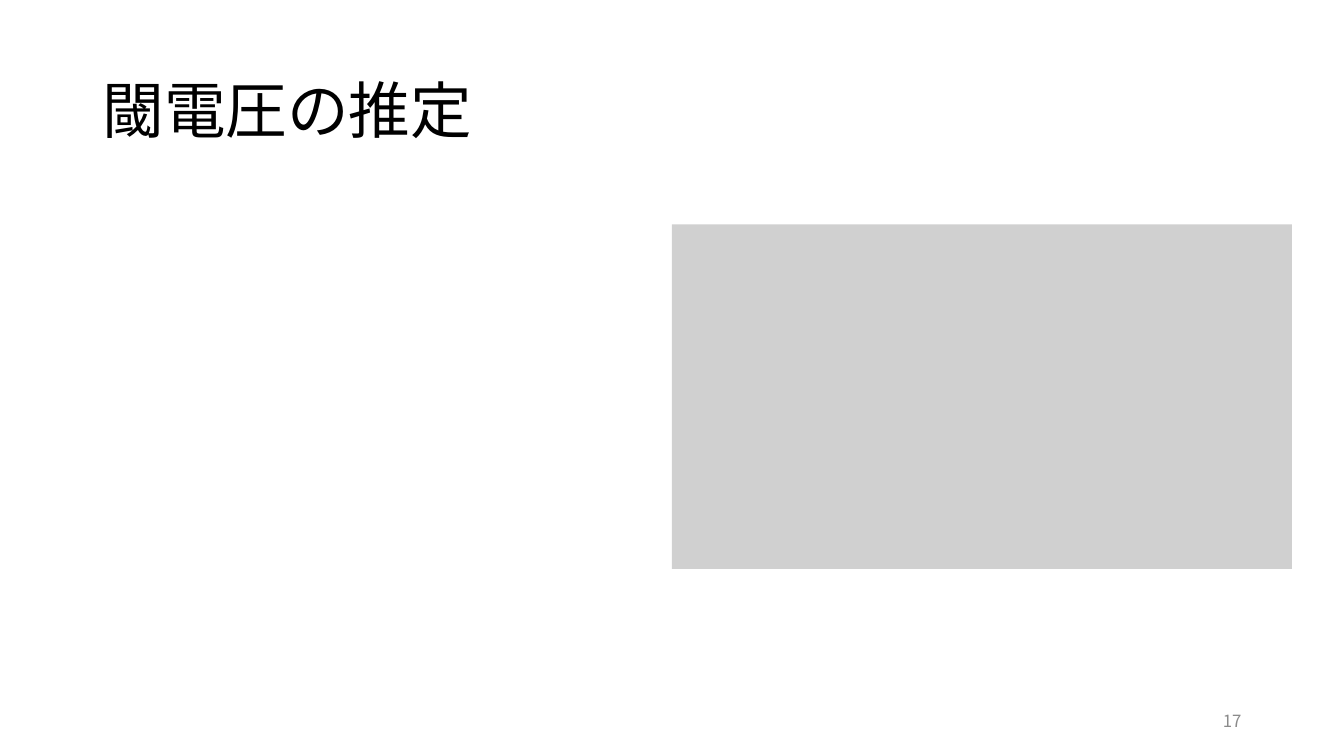
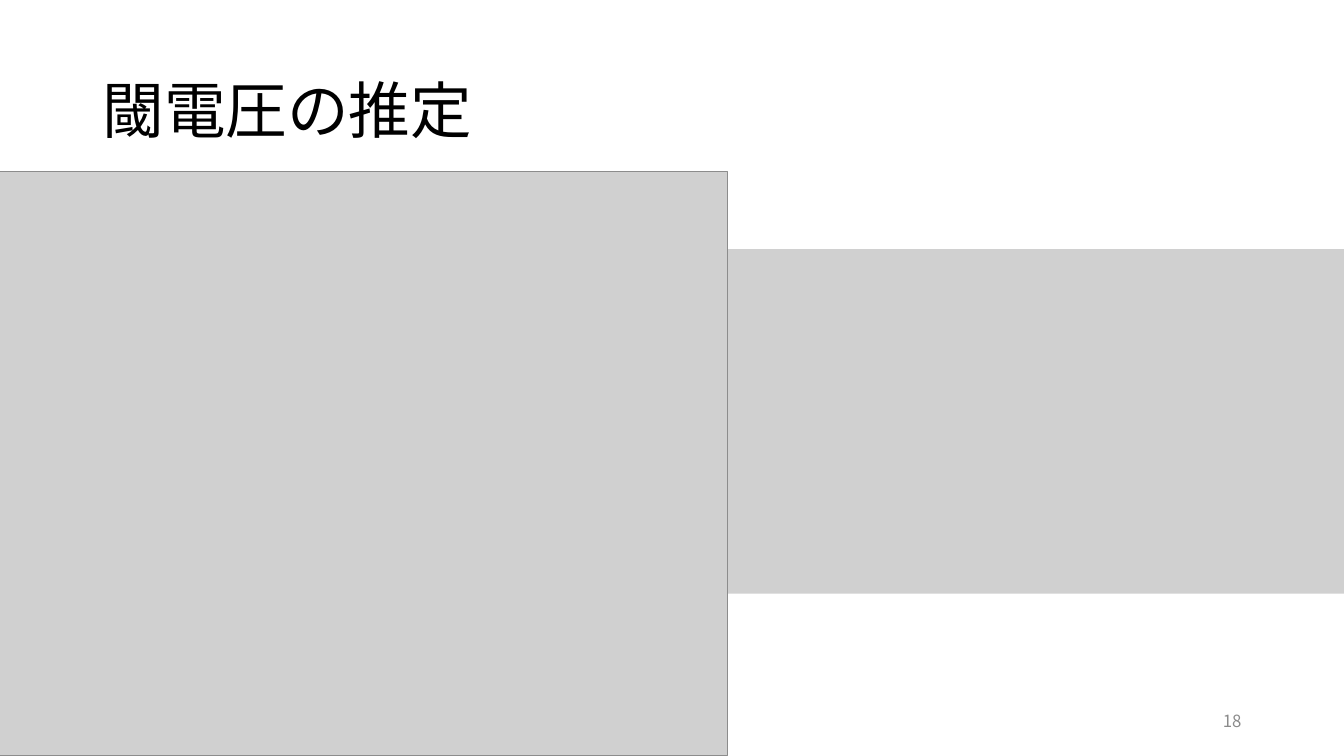
Before and after one commit to kjm-desktop10400/reserch, a slide deck: slide 18 of folded_gilbert/20230703/進捗報告 ギルバートセルの設計.pptx (slide 17 before the commit). Drawn at 1344x756 pixels with LibreOffice and Linux fonts; fonts in the diff are those of the drawing; grey boxes stand for pictures. Boxes give left, top, right and bottom in pixels: in the first picture for what was removed or moved away, otherwise in the second. Text is boxed around its words. In the diff, an @@ line names an element or a change of style, - is before the commit and + after.

```diff
--- a/folded_gilbert/20230703/進捗報告 ギルバートセルの設計.pptx
+++ b/folded_gilbert/20230703/進捗報告 ギルバートセルの設計.pptx
@@ picture added at (x1=0, y1=171, x2=728, y2=756) @@
@@ picture moved from (x1=673, y1=225, x2=1293, y2=570) to (x1=724, y1=249, x2=1344, y2=594) @@
@@ page number at (x1=1223, y1=714, x2=1242, y2=727): text changed @@
-17
+18
```
Also in this commit, not shown: 8 other slides changed, 1 slide added, 6 other files.
